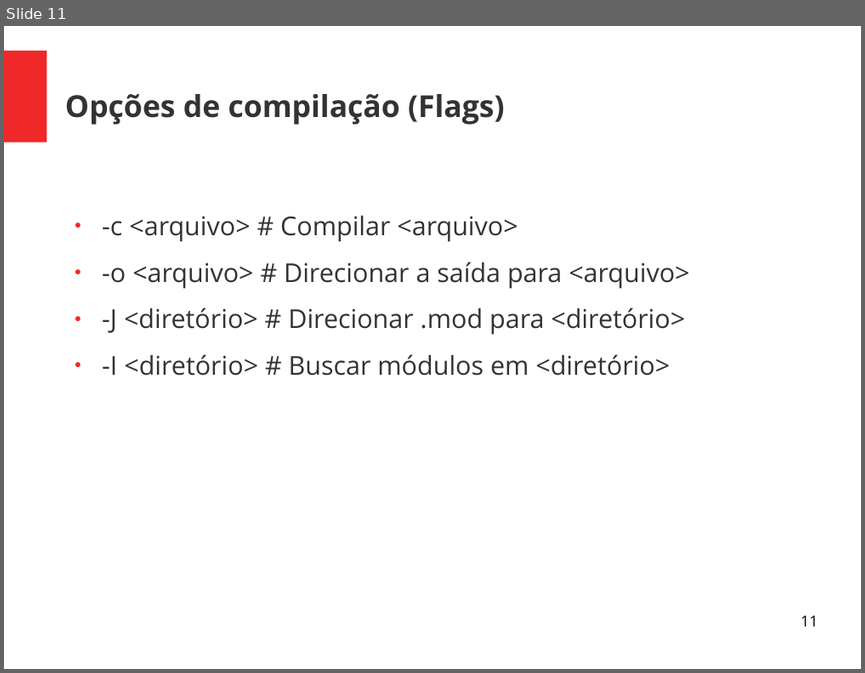
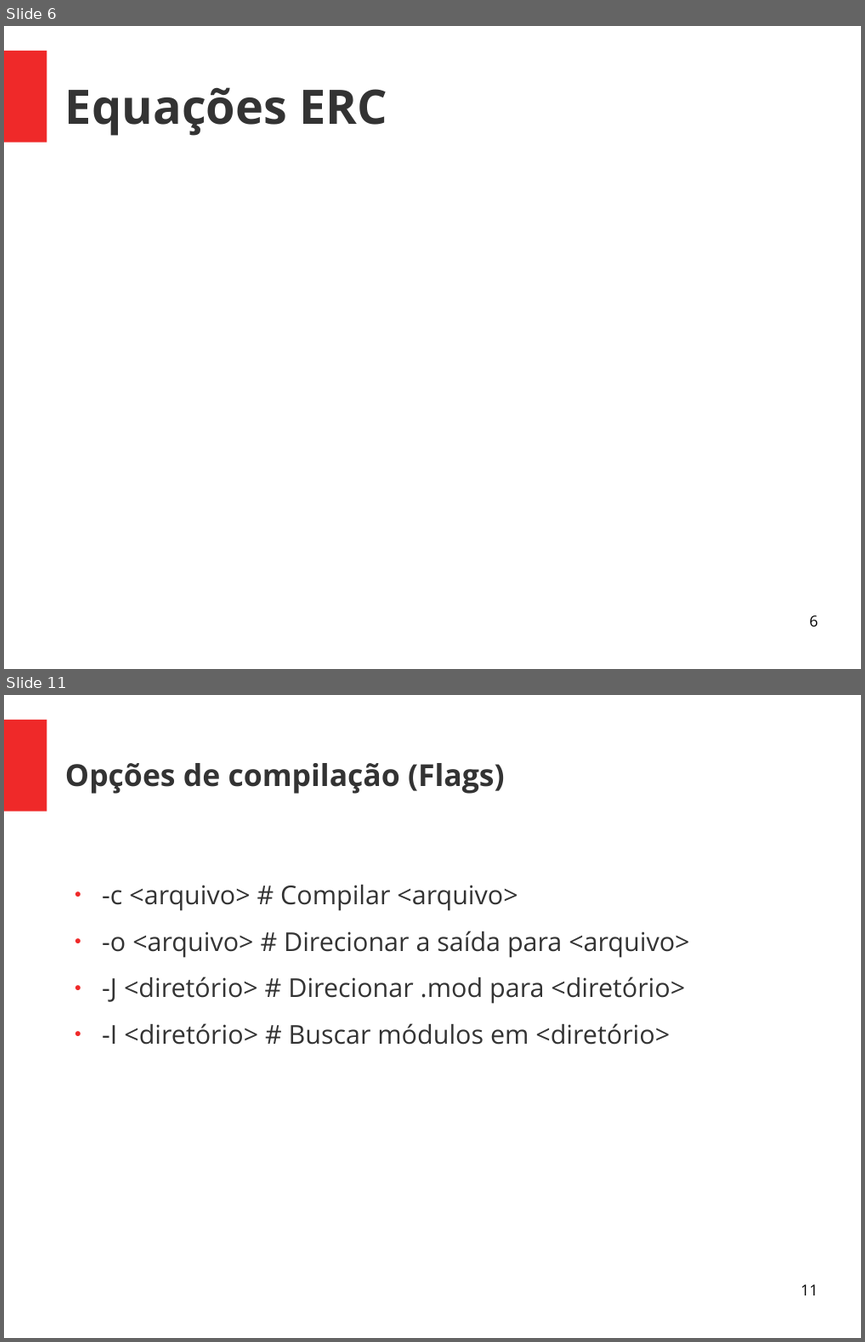
Before and after one commit to Rodolfo-Dirack/qualificacao-doutorado, a slide deck: slides/Apresentacao_qualificacao.odp. Shown one above the other, each under a label of ours: slide 11 before the commit, slides 6 and 11 after it; the slides between them are not shown. The pictures are 865x673 and 865x1342 pixels, drawn with LibreOffice and Linux fonts; fonts in the diff are those of the drawing. Boxes give left, top, right and bottom in pixels: in the first picture for what was removed or moved away, otherwise in the second. Text is boxed around its words. In the diff, an @@ line names an element or a change of style, - is before the commit and + after.

```diff
--- a/slides/Apresentacao_qualificacao.odp
+++ b/slides/Apresentacao_qualificacao.odp
@@ slide 6 added at (4, 26, 861, 669), background #FFFFFF; not listed: 1 template element that a slide beside it also shows @@
@@ title added at (65, 87, 388, 136), 44 pt, text #333333, bold @@
+Equações ERC
@@ page number added at (809, 615, 817, 626), 14 pt, text #000000 @@
+6
```
Also in this commit, not shown: 3 slides changed, 2 other slides added, 3 slides removed.
